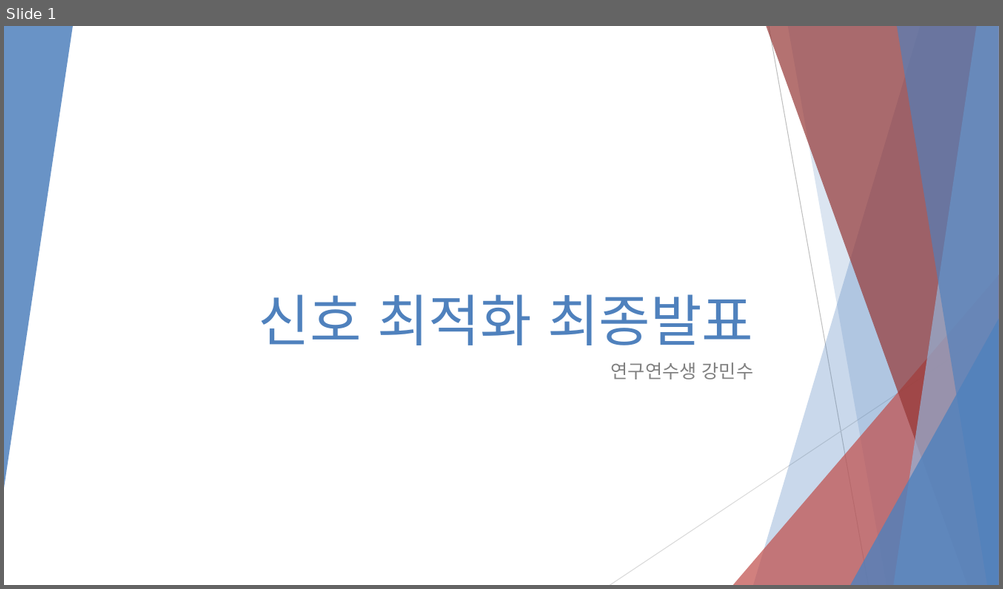
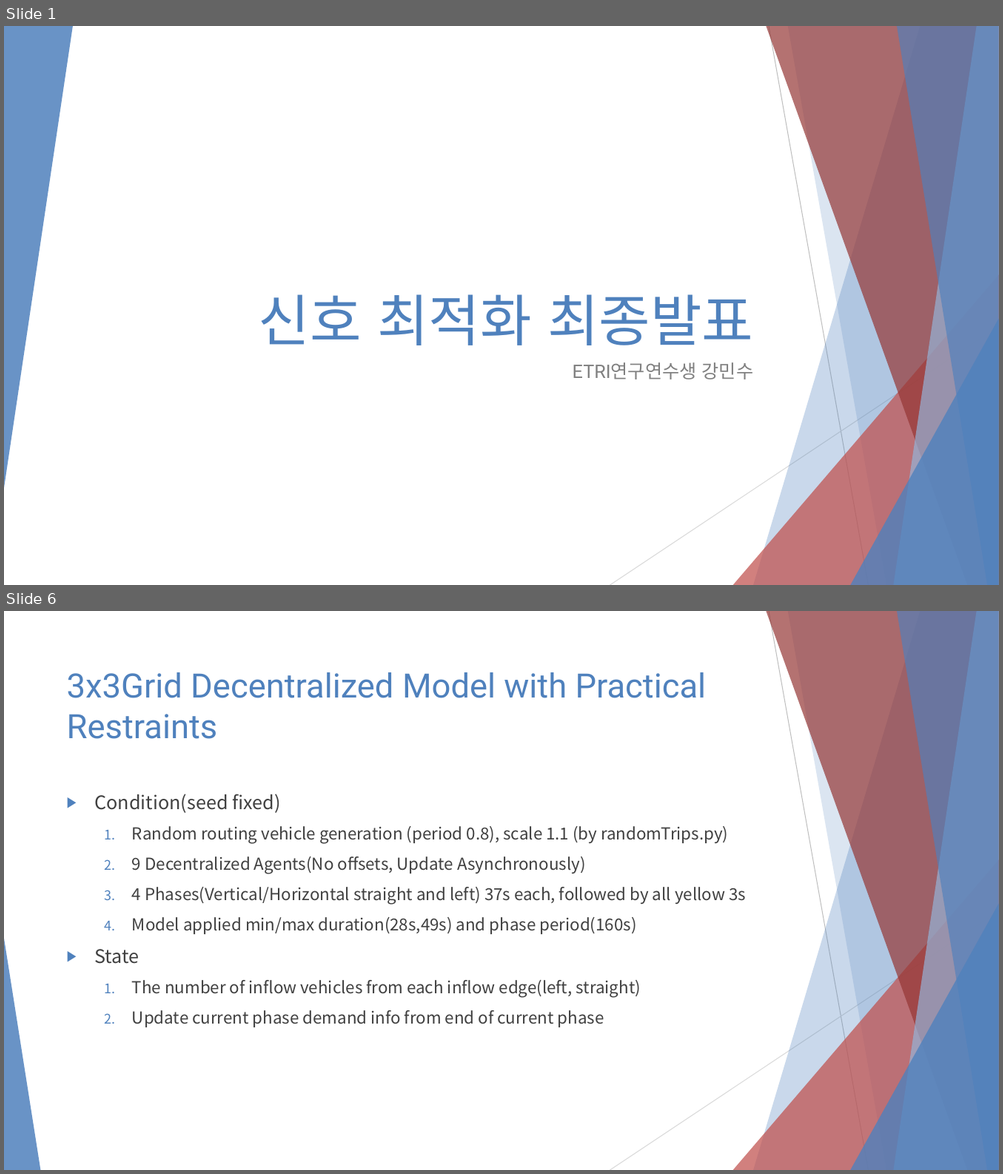
Before and after one commit to 3neutronstar/rl-constraints-traffic, a slide deck: Traffic Optimization Final Speech.pptx. Shown one above the other, each under a label of ours: slide 1 before the commit, slides 1 and 6 after it; the slides between them are not shown. The pictures are 1003x589 and 1003x1174 pixels, drawn with LibreOffice and Linux fonts; fonts in the diff are those of the drawing. Boxes give left, top, right and bottom in pixels: in the first picture for what was removed or moved away, otherwise in the second. Text is boxed around its words. In the diff, an @@ line names an element or a change of style, - is before the commit and + after.

```diff
--- a/Traffic Optimization Final Speech.pptx
+++ b/Traffic Optimization Final Speech.pptx
@@ slide 6 added at bbox=[4, 611, 999, 1170], background #FFFFFF; not listed: 9 template elements that a slide beside it also shows @@
@@ title added at bbox=[67, 672, 706, 739], 32.4 pt, text #4F81BD @@
+3x3Grid Decentralized Model with Practical Restraints
@@ text added at bbox=[95, 794, 745, 1028], 16 pt, text #404040 @@
+▶ Condition(seed fixed)
+  1. Random routing vehicle generation (period 0.8), scale 1.1 (by randomTrips.py)
+  2. 9 Decentralized Agents(No offsets, Update Asynchronously)
+  3. 4 Phases(Vertical/Horizontal straight and left) 37s each, followed by all yellow 3s
+  4. Model applied min/max duration(28s,49s) and phase period(160s)
+▶ State
+  1. The number of inflow vehicles from each inflow edge(left, straight)
+  2. Update current phase demand info from end of current phase
@@ triangle added at bbox=[4, 939, 40, 1170], fill #4F81BD at 85% opacity @@
@@ slide 1 changed as well @@
@@ subtitle at bbox=[572, 363, 754, 380]: text changed @@
-연구연수생 강민수
+ETRI연구연수생 강민수
```
Also in this commit, not shown: 6 other slides added, 5 slides removed.
